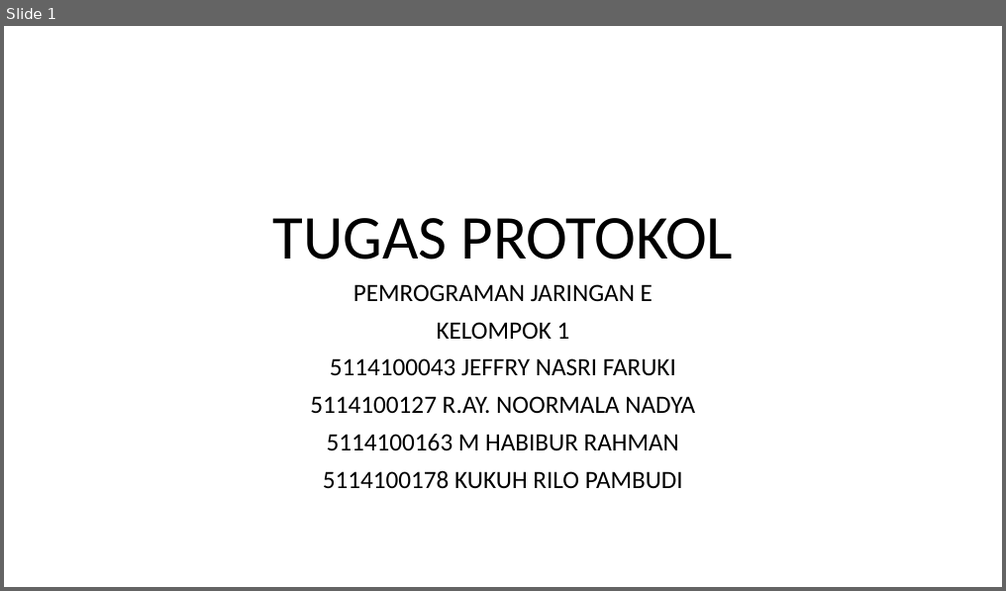
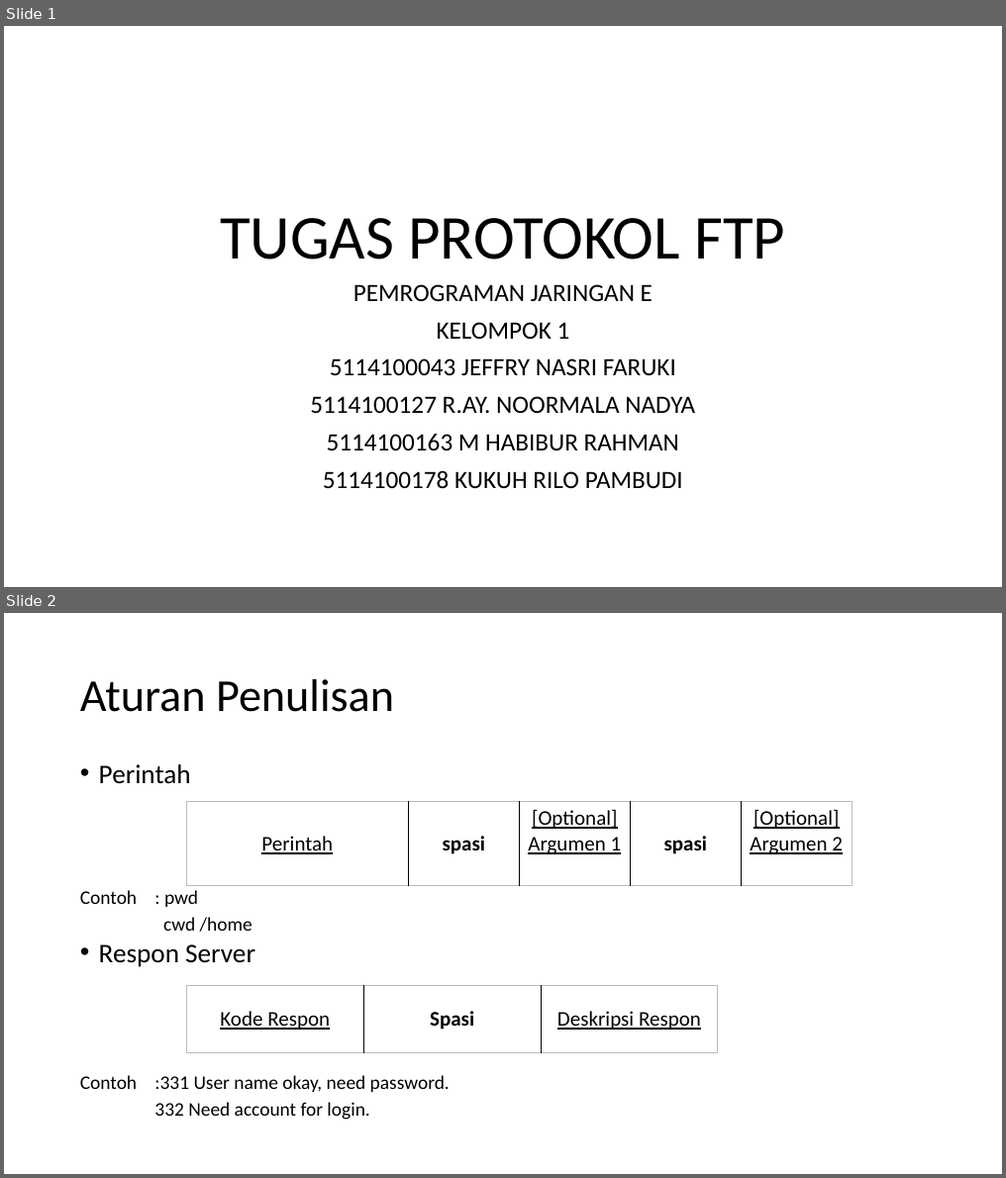
Before and after one commit to jeffrynasri/Kuliah-Progjar-E, a slide deck: TUGAS PROTOKOL.pptx. Shown one above the other, each under a label of ours: slide 1 before the commit, slides 1 and 2 after it. The pictures are 1006x591 and 1006x1178 pixels, drawn with LibreOffice and Linux fonts; fonts in the diff are those of the drawing; background and template pictures are left out. Boxes give left, top, right and bottom in pixels: in the first picture for what was removed or moved away, otherwise in the second. Text is boxed around its words. In the diff, an @@ line names an element or a change of style, - is before the commit and + after.

```diff
--- a/TUGAS PROTOKOL.pptx
+++ b/TUGAS PROTOKOL.pptx
@@ slide 2 added at [4,613,1002,1174], background picture (left out) @@
@@ title added at [80,679,394,712], 44 pt, text #000000 @@
+Aturan Penulisan
@@ text added at [80,764,450,1120], 18.5 pt, text #000000 @@
+• Perintah
+Contoh : pwd
+cwd /home
+• Respon Server
+Contoh :331 User name okay, need password.
+332 Need account for login.
@@ table added at [187,802,851,884], 1 rows, 5 columns @@
+Perintah | spasi | [Optional]Argumen 1 | spasi | [Optional]Argumen 2
@@ table added at [187,986,719,1054], 1 rows, 3 columns @@
+Kode Respon | Spasi | Deskripsi Respon
@@ slide 1 changed as well @@
@@ title at [220,218,785,260]: text changed @@
-TUGAS PROTOKOL
+TUGAS PROTOKOL FTP
```
Also in this commit, not shown: 6 other slides changed, 9 other slides added.
